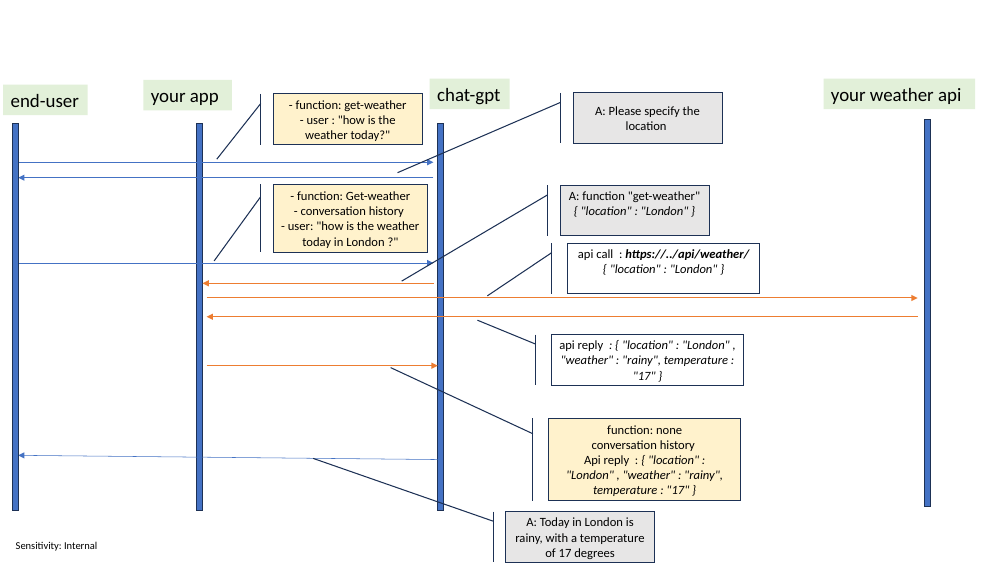
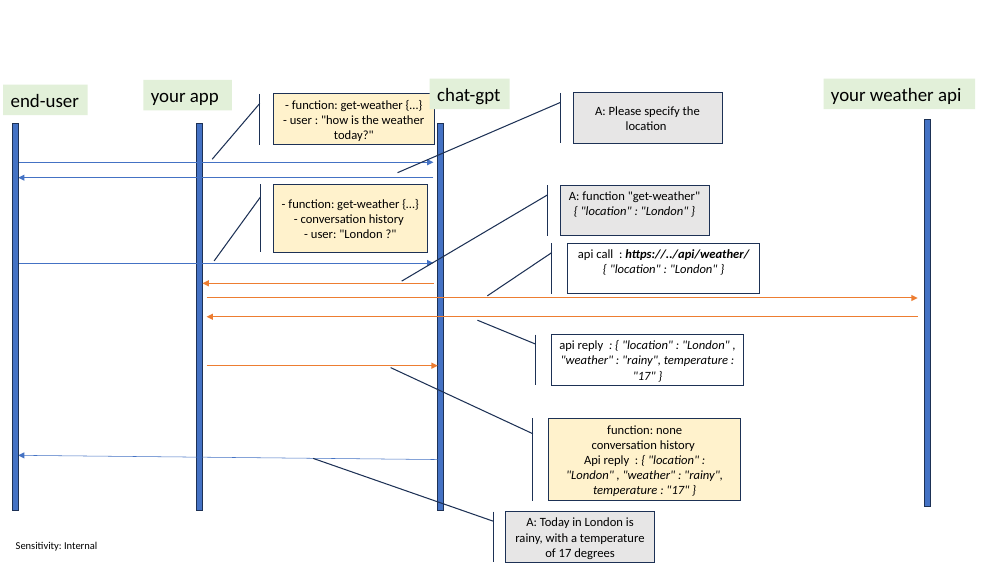
Before and after one commit to sabbadino/function-caling, a slide deck: slide 10 of Function calling.pptx (slide 6 before the commit). Drawn at 1008x567 pixels with LibreOffice and Linux fonts; fonts in the diff are those of the drawing. Boxes give left, top, right and bottom in pixels: in the first picture for what was removed or moved away, otherwise in the second. Text is boxed around its words. In the diff, an @@ line names an element or a change of style, - is before the commit and + after.

```diff
--- a/Function calling.pptx
+++ b/Function calling.pptx
@@ accent border callout "- function: get-weather {…} - ...": place and size @@
-accent border callout "- function: get-weather {…} - ..." at bbox=[273, 94, 422, 144]
+accent border callout "- function: get-weather {…} - ..." at bbox=[273, 94, 434, 144]
@@ text in accent border callout at bbox=[290, 100, 424, 141]: text changed @@
-- function: get-weather
-- user : "how is the weather today?"
+- function: get-weather {…}
+- user : "how is the weather today?"
@@ text in accent border callout at bbox=[288, 199, 404, 238]: text changed @@
-- function: Get-weather
-- conversation history
-- user: "how is the weather today in London ?"
+- function: get-weather {…}
+- conversation history
+- user: "London ?"
```
Also in this commit, not shown: 5 other slides changed, 5 slides added, 1 other file.
